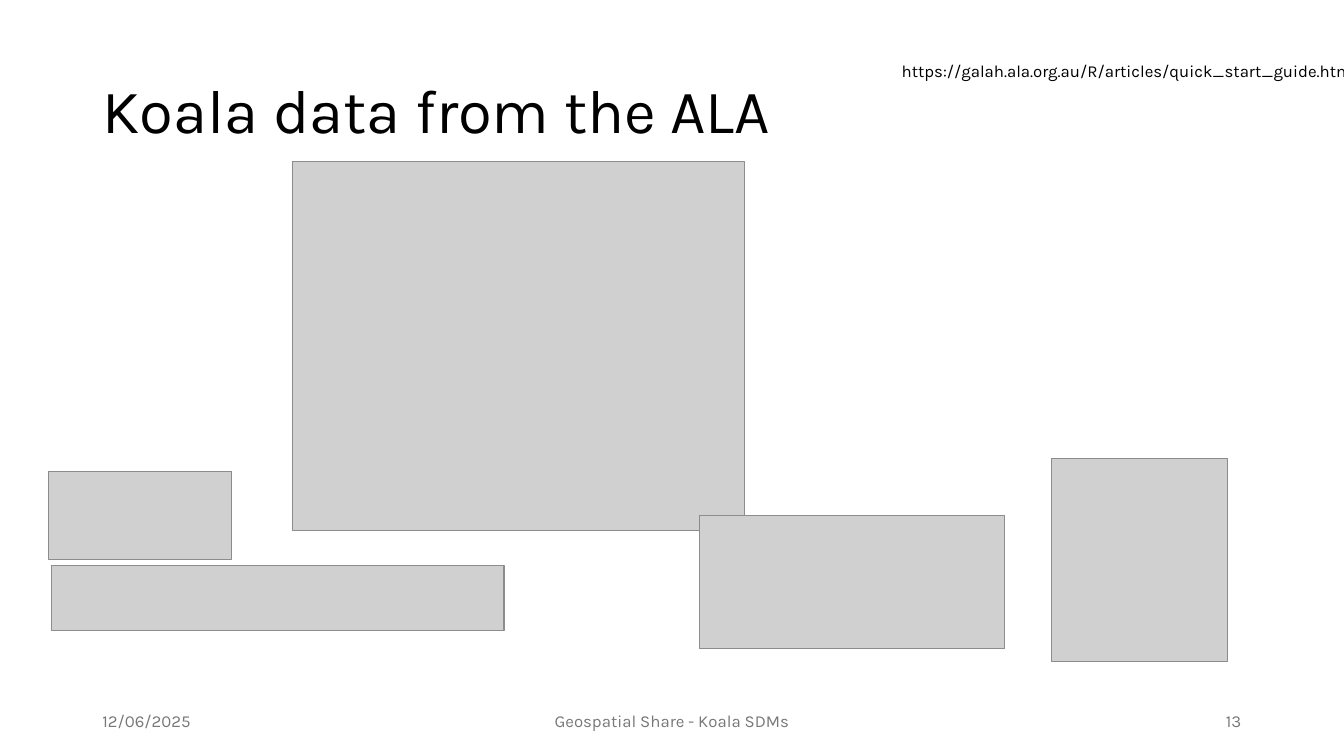
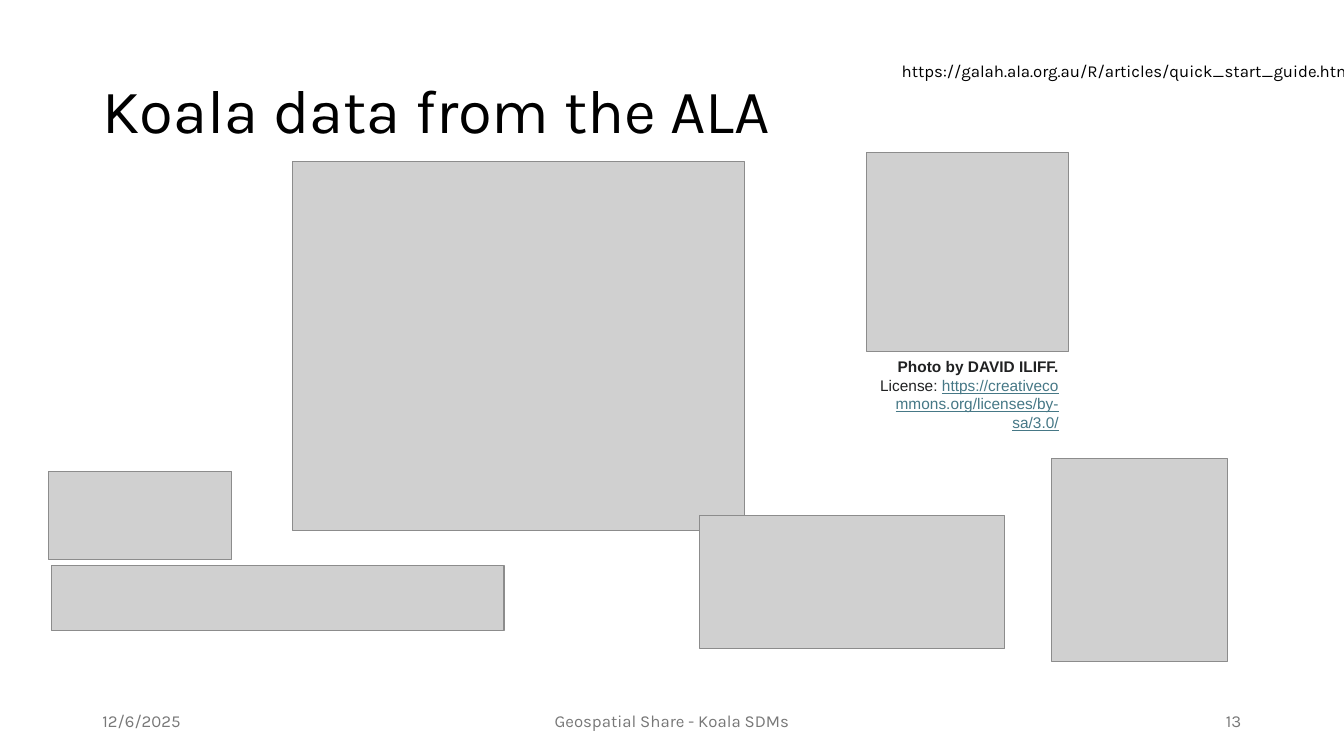
Before and after one commit to patch105/ICCB_koala_sdm, a slide deck: slide 13 of ICCB_koala_sdm_slides.pptx. Drawn at 1344x756 pixels with LibreOffice and Linux fonts; fonts in the diff are those of the drawing; grey boxes stand for pictures; background and template pictures are left out. Boxes give left, top, right and bottom in pixels: in the first picture for what was removed or moved away, otherwise in the second. Text is boxed around its words. In the diff, an @@ line names an element or a change of style, - is before the commit and + after.

Commit message:
updated slides

```diff
--- a/ICCB_koala_sdm_slides.pptx
+++ b/ICCB_koala_sdm_slides.pptx
@@ picture added at [866,152,1069,352] @@
@@ text added at [880,361,1059,431], 11 pt, text #467886, underline @@
+Photo by DAVID ILIFF. License: https://creativecommons.org/licenses/by-sa/3.0/
@@ text at [102,715,180,728]: text changed @@
-12/06/2025
+12/6/2025
```
Also in this commit, not shown: 26 other slides changed, 2 other files.
